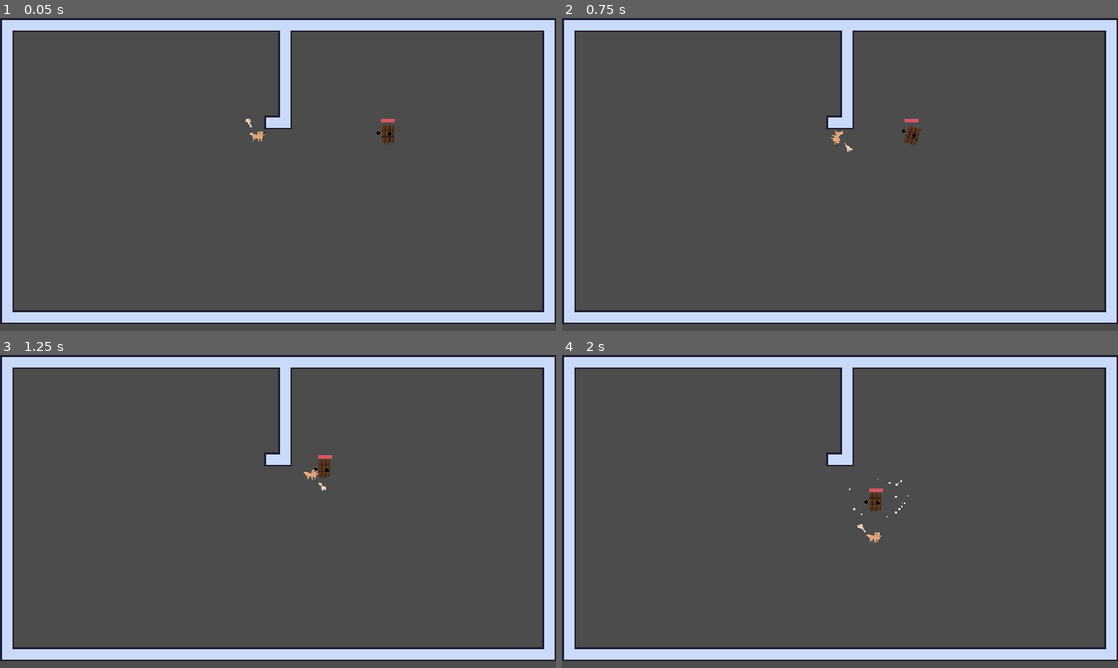
Above: before the commit, frames 1-4 (two rows, left to right).
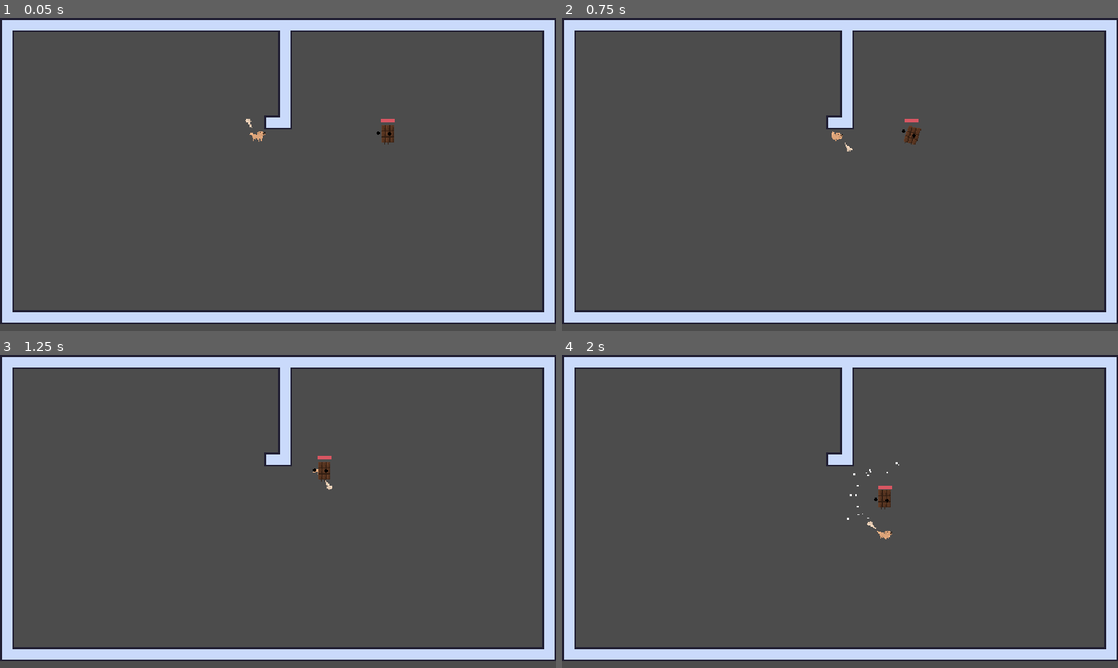
Above: after the commit, the same moments.

Repository: 3k2ng/dog-puff-pensive
Game: Godot game, scene res://scenes/demo_tung.tscn
The game is run twice, just before and just after one commit, with the same random seed, the same clock (stepped at 60 frames per second) and the same inputs. The project has no main scene, so this scene is started directly.
Inputs (mouse positions are in pixels of both pictures, inside the frame that each line leads up to):
- Up to frame 1 (0.05 s): no input
- Up to frame 2 (0.75 s): move the mouse to (962, 158) at 0.52 s; hold D (move_right) from 0.53 s (still down); right-click (962, 158) at 0.6 s
- Up to frame 3 (1.25 s): keep holding D (move_right)
- Up to frame 4 (2 s): move the mouse to (728, 527) at 1.27 s; release D (move_right) at 1.28 s; hold S (move_down) from 1.28 s (still down); right-click (728, 527) at 1.35 s

Frame 1 is identical in both runs. In frame 2, less than 0.1% of the frame differs, in the area x 48-51%, y 36-41%; in frame 3, 0.2%; in frame 4, 0.4%, in the area x 51-63%, y 34-60%.

Commit message:
moved player from scenes to objects

Diff:
--- a/objects/player.tscn
+++ b/objects/player.tscn
@@ -1,9 +1,12 @@
-[gd_scene load_steps=11 format=2]
+[gd_scene load_steps=16 format=2]
 
 [ext_resource path="res://scripts/player_movement.gd" type="Script" id=1]
 [ext_resource path="res://scripts/player_melee.gd" type="Script" id=2]
 [ext_resource path="res://sprites/bone/swing.png" type="Texture" id=3]
 [ext_resource path="res://sprites/dog/still.png" type="Texture" id=4]
+[ext_resource path="res://sprites/dog/dog roll.png" type="Texture" id=5]
+[ext_resource path="res://sprites/dog/dog run.png" type="Texture" id=6]
+[ext_resource path="res://sprites/dog/dog idle.png" type="Texture" id=7]
 
 [sub_resource type="CapsuleShape2D" id=4]
 radius = 6.0
@@ -67,10 +70,81 @@
 "points": PoolRealArray( 0, -0.25, 0, 0.25, 0 ),
 "times": PoolRealArray( 0 )
 }
+tracks/5/type = "value"
+tracks/5/path = NodePath("Sprite:hframes")
+tracks/5/interp = 1
+tracks/5/loop_wrap = true
+tracks/5/imported = false
+tracks/5/enabled = true
+tracks/5/keys = {
+"times": PoolRealArray( 0 ),
+"transitions": PoolRealArray( 1 ),
+"update": 0,
+"values": [ 1 ]
+}
+tracks/6/type = "value"
+tracks/6/path = NodePath("Sprite:vframes")
+tracks/6/interp = 1
+tracks/6/loop_wrap = true
+tracks/6/imported = false
+tracks/6/enabled = true
+tracks/6/keys = {
+"times": PoolRealArray( 0 ),
+"transitions": PoolRealArray( 1 ),
+"update": 0,
+"values": [ 1 ]
+}
+tracks/7/type = "value"
+tracks/7/path = NodePath("physicsBox:position")
+tracks/7/interp = 1
+tracks/7/loop_wrap = true
+tracks/7/imported = false
+tracks/7/enabled = true
+tracks/7/keys = {
+"times": PoolRealArray( 0 ),
+"transitions": PoolRealArray( 1 ),
+"update": 0,
+"values": [ Vector2( 0, 2 ) ]
+}
+tracks/8/type = "value"
+tracks/8/path = NodePath("physicsBox:rotation_degrees")
+tracks/8/interp = 1
+tracks/8/loop_wrap = true
+tracks/8/imported = false
+tracks/8/enabled = true
+tracks/8/keys = {
+"times": PoolRealArray( 0 ),
+"transitions": PoolRealArray( 1 ),
+"update": 0,
+"values": [ 90.0002 ]
+}
+tracks/9/type = "value"
+tracks/9/path = NodePath("physicsBox:disabled")
+tracks/9/interp = 1
+tracks/9/loop_wrap = true
+tracks/9/imported = false
+tracks/9/enabled = true
+tracks/9/keys = {
+"times": PoolRealArray( 0 ),
+"transitions": PoolRealArray( 1 ),
+"update": 0,
+"values": [ false ]
+}
+tracks/10/type = "value"
+tracks/10/path = NodePath("Sprite:frame")
+tracks/10/interp = 1
+tracks/10/loop_wrap = true
+tracks/10/imported = false
+tracks/10/enabled = true
+tracks/10/keys = {
+"times": PoolRealArray( 0 ),
+"transitions": PoolRealArray( 1 ),
+"update": 0,
+"values": [ 0 ]
+}
 
 [sub_resource type="Animation" id=3]
 resource_name = "dodge_roll"
-length = 0.5
 tracks/0/type = "value"
 tracks/0/path = NodePath("Sprite:texture")
 tracks/0/interp = 1
@@ -81,7 +155,7 @@
 "times": PoolRealArray( 0 ),
 "transitions": PoolRealArray( 1 ),
 "update": 0,
-"values": [ ExtResource( 4 ) ]
+"values": [ ExtResource( 5 ) ]
 }
 tracks/1/type = "value"
 tracks/1/path = NodePath("Sprite:position")
@@ -96,16 +170,228 @@
 "values": [  ]
 }
 tracks/2/type = "value"
-tracks/2/path = NodePath("Sprite:rotation_degrees")
+tracks/2/path = NodePath("Sprite:frame")
 tracks/2/interp = 1
 tracks/2/loop_wrap = true
 tracks/2/imported = false
 tracks/2/enabled = true
 tracks/2/keys = {
-"times": PoolRealArray( 0, 0.1, 0.2, 0.3, 0.4 ),
+"times": PoolRealArray( 0, 0.1, 0.2, 0.3, 0.4, 0.5, 0.6, 0.7, 0.8, 0.9 ),
+"transitions": PoolRealArray( 1, 1, 1, 1, 1, 1, 1, 1, 1, 1 ),
+"update": 1,
+"values": [ 0, 1, 2, 3, 4, 5, 6, 7, 8, 9 ]
+}
+tracks/3/type = "value"
+tracks/3/path = NodePath("Sprite:vframes")
+tracks/3/interp = 1
+tracks/3/loop_wrap = true
+tracks/3/imported = false
+tracks/3/enabled = true
+tracks/3/keys = {
+"times": PoolRealArray( 0 ),
+"transitions": PoolRealArray( 1 ),
+"update": 1,
+"values": [ 4 ]
+}
+tracks/4/type = "value"
+tracks/4/path = NodePath("Sprite:hframes")
+tracks/4/interp = 1
+tracks/4/loop_wrap = true
+tracks/4/imported = false
+tracks/4/enabled = true
+tracks/4/keys = {
+"times": PoolRealArray( 0 ),
+"transitions": PoolRealArray( 1 ),
+"update": 1,
+"values": [ 3 ]
+}
+tracks/5/type = "value"
+tracks/5/path = NodePath("physicsBox:position")
+tracks/5/interp = 1
+tracks/5/loop_wrap = true
+tracks/5/imported = false
+tracks/5/enabled = true
+tracks/5/keys = {
+"times": PoolRealArray( 0.9 ),
+"transitions": PoolRealArray( 1 ),
+"update": 0,
+"values": [ Vector2( 0, 2 ) ]
+}
+tracks/6/type = "value"
+tracks/6/path = NodePath("physicsBox:rotation_degrees")
+tracks/6/interp = 1
+tracks/6/loop_wrap = true
+tracks/6/imported = false
+tracks/6/enabled = true
+tracks/6/keys = {
+"times": PoolRealArray( 0.9 ),
+"transitions": PoolRealArray( 1 ),
+"update": 0,
+"values": [ 90.0002 ]
+}
+tracks/7/type = "value"
+tracks/7/path = NodePath("physicsBox:disabled")
+tracks/7/interp = 1
+tracks/7/loop_wrap = true
+tracks/7/imported = false
+tracks/7/enabled = true
+tracks/7/keys = {
+"times": PoolRealArray( 0, 0.2, 0.7, 0.8 ),
+"transitions": PoolRealArray( 1, 1, 1, 1 ),
+"update": 1,
+"values": [ false, true, true, false ]
+}
+
+[sub_resource type="Animation" id=11]
+resource_name = "dog_run"
+length = 0.55
+tracks/0/type = "value"
+tracks/0/path = NodePath("Sprite:position")
+tracks/0/interp = 1
+tracks/0/loop_wrap = true
+tracks/0/imported = false
+tracks/0/enabled = true
+tracks/0/keys = {
+"times": PoolRealArray( 0 ),
+"transitions": PoolRealArray( 1 ),
+"update": 0,
+"values": [ Vector2( 0, 0 ) ]
+}
+tracks/1/type = "value"
+tracks/1/path = NodePath("Sprite:rotation_degrees")
+tracks/1/interp = 1
+tracks/1/loop_wrap = true
+tracks/1/imported = false
+tracks/1/enabled = true
+tracks/1/keys = {
+"times": PoolRealArray( 0 ),
+"transitions": PoolRealArray( 1 ),
+"update": 0,
+"values": [ 0.0 ]
+}
+tracks/2/type = "value"
+tracks/2/path = NodePath("Sprite:texture")
+tracks/2/interp = 1
+tracks/2/loop_wrap = true
+tracks/2/imported = false
+tracks/2/enabled = true
+tracks/2/keys = {
+"times": PoolRealArray( 0, 0.1 ),
+"transitions": PoolRealArray( 1, 1 ),
+"update": 1,
+"values": [ ExtResource( 4 ), ExtResource( 6 ) ]
+}
+tracks/3/type = "value"
+tracks/3/path = NodePath("Sprite:frame")
+tracks/3/interp = 1
+tracks/3/loop_wrap = true
+tracks/3/imported = false
+tracks/3/enabled = true
+tracks/3/keys = {
+"times": PoolRealArray( 0, 0.1, 0.2, 0.3, 0.4, 0.5 ),
+"transitions": PoolRealArray( 1, 1, 1, 1, 1, 1 ),
+"update": 1,
+"values": [ 0, 0, 1, 2, 3, 4 ]
+}
+tracks/4/type = "value"
+tracks/4/path = NodePath("Sprite:vframes")
+tracks/4/interp = 1
+tracks/4/loop_wrap = true
+tracks/4/imported = false
+tracks/4/enabled = true
+tracks/4/keys = {
+"times": PoolRealArray( 0, 0.1 ),
+"transitions": PoolRealArray( 1, 1 ),
+"update": 1,
+"values": [ 1, 3 ]
+}
+tracks/5/type = "value"
+tracks/5/path = NodePath("Sprite:hframes")
+tracks/5/interp = 1
+tracks/5/loop_wrap = true
+tracks/5/imported = false
+tracks/5/enabled = true
+tracks/5/keys = {
+"times": PoolRealArray( 0, 0.1 ),
+"transitions": PoolRealArray( 1, 1 ),
+"update": 1,
+"values": [ 1, 2 ]
+}
+
+[sub_resource type="Animation" id=12]
+resource_name = "idle"
+length = 0.55
+tracks/0/type = "value"
+tracks/0/path = NodePath("Sprite:position")
+tracks/0/interp = 1
+tracks/0/loop_wrap = true
+tracks/0/imported = false
+tracks/0/enabled = true
+tracks/0/keys = {
+"times": PoolRealArray( 0 ),
+"transitions": PoolRealArray( 1 ),
+"update": 0,
+"values": [ Vector2( 0, 0 ) ]
+}
+tracks/1/type = "value"
+tracks/1/path = NodePath("Sprite:rotation_degrees")
+tracks/1/interp = 1
+tracks/1/loop_wrap = true
+tracks/1/imported = false
+tracks/1/enabled = true
+tracks/1/keys = {
+"times": PoolRealArray( 0 ),
+"transitions": PoolRealArray( 1 ),
+"update": 0,
+"values": [ 0.0 ]
+}
+tracks/2/type = "value"
+tracks/2/path = NodePath("Sprite:texture")
+tracks/2/interp = 1
+tracks/2/loop_wrap = true
+tracks/2/imported = false
+tracks/2/enabled = true
+tracks/2/keys = {
+"times": PoolRealArray( 0 ),
+"transitions": PoolRealArray( 1 ),
+"update": 1,
+"values": [ ExtResource( 7 ) ]
+}
+tracks/3/type = "value"
+tracks/3/path = NodePath("Sprite:hframes")
+tracks/3/interp = 1
+tracks/3/loop_wrap = true
+tracks/3/imported = false
+tracks/3/enabled = true
+tracks/3/keys = {
+"times": PoolRealArray( 0 ),
+"transitions": PoolRealArray( 1 ),
+"update": 1,
+"values": [ 2 ]
+}
+tracks/4/type = "value"
+tracks/4/path = NodePath("Sprite:vframes")
+tracks/4/interp = 1
+tracks/4/loop_wrap = true
+tracks/4/imported = false
+tracks/4/enabled = true
+tracks/4/keys = {
+"times": PoolRealArray( 0 ),
+"transitions": PoolRealArray( 1 ),
+"update": 1,
+"values": [ 3 ]
+}
+tracks/5/type = "value"
+tracks/5/path = NodePath("Sprite:frame")
+tracks/5/interp = 1
+tracks/5/loop_wrap = true
+tracks/5/imported = false
+tracks/5/enabled = true
+tracks/5/keys = {
+"times": PoolRealArray( 0, 0.2, 0.3, 0.4, 0.5 ),
 "transitions": PoolRealArray( 1, 1, 1, 1, 1 ),
-"update": 0,
-"values": [ 0.0, 90.0, 180.0, 270.0, 360.0 ]
+"update": 1,
+"values": [ 0, 1, 2, 3, 4 ]
 }
 
 [sub_resource type="CapsuleShape2D" id=5]
@@ -262,6 +548,8 @@
 [node name="PlayerAnimation" type="AnimationPlayer" parent="."]
 anims/RESET = SubResource( 2 )
 anims/dodge_roll = SubResource( 3 )
+anims/dog_run = SubResource( 11 )
+anims/idle = SubResource( 12 )
 
 [node name="Sprite" type="Sprite" parent="."]
 texture = ExtResource( 4 )
--- a/scenes/player.tscn
+++ /dev/null
@@ -1,574 +0,0 @@
-[gd_scene load_steps=16 format=2]
-
-[ext_resource path="res://scripts/player_movement.gd" type="Script" id=1]
-[ext_resource path="res://scripts/player_melee.gd" type="Script" id=2]
-[ext_resource path="res://sprites/bone/swing.png" type="Texture" id=3]
-[ext_resource path="res://sprites/dog/still.png" type="Texture" id=4]
-[ext_resource path="res://sprites/dog/dog roll.png" type="Texture" id=5]
-[ext_resource path="res://sprites/dog/dog run.png" type="Texture" id=6]
-[ext_resource path="res://sprites/dog/dog idle.png" type="Texture" id=7]
-
-[sub_resource type="CapsuleShape2D" id=4]
-radius = 6.0
-height = 8.0
-
-[sub_resource type="Animation" id=2]
-length = 0.001
-tracks/0/type = "value"
-tracks/0/path = NodePath("Sprite:texture")
-tracks/0/interp = 1
-tracks/0/loop_wrap = true
-tracks/0/imported = false
-tracks/0/enabled = true
-tracks/0/keys = {
-"times": PoolRealArray( 0 ),
-"transitions": PoolRealArray( 1 ),
-"update": 0,
-"values": [ ExtResource( 4 ) ]
-}
-tracks/1/type = "value"
-tracks/1/path = NodePath("Sprite:position")
-tracks/1/interp = 1
-tracks/1/loop_wrap = true
-tracks/1/imported = false
-tracks/1/enabled = true
-tracks/1/keys = {
-"times": PoolRealArray( 0 ),
-"transitions": PoolRealArray( 1 ),
-"update": 0,
-"values": [ Vector2( 0, 0 ) ]
-}
-tracks/2/type = "value"
-tracks/2/path = NodePath("Sprite:rotation_degrees")
-tracks/2/interp = 1
-tracks/2/loop_wrap = true
-tracks/2/imported = false
-tracks/2/enabled = true
-tracks/2/keys = {
-"times": PoolRealArray( 0 ),
-"transitions": PoolRealArray( 1 ),
-"update": 0,
-"values": [ 0.0 ]
-}
-tracks/3/type = "bezier"
-tracks/3/path = NodePath("Sprite:position:x")
-tracks/3/interp = 1
-tracks/3/loop_wrap = true
-tracks/3/imported = false
-tracks/3/enabled = true
-tracks/3/keys = {
-"points": PoolRealArray( 0, -0.25, 0, 0.25, 0 ),
-"times": PoolRealArray( 0 )
-}
-tracks/4/type = "bezier"
-tracks/4/path = NodePath("Sprite:position:y")
-tracks/4/interp = 1
-tracks/4/loop_wrap = true
-tracks/4/imported = false
-tracks/4/enabled = true
-tracks/4/keys = {
-"points": PoolRealArray( 0, -0.25, 0, 0.25, 0 ),
-"times": PoolRealArray( 0 )
-}
-tracks/5/type = "value"
-tracks/5/path = NodePath("Sprite:hframes")
-tracks/5/interp = 1
-tracks/5/loop_wrap = true
-tracks/5/imported = false
-tracks/5/enabled = true
-tracks/5/keys = {
-"times": PoolRealArray( 0 ),
-"transitions": PoolRealArray( 1 ),
-"update": 0,
-"values": [ 1 ]
-}
-tracks/6/type = "value"
-tracks/6/path = NodePath("Sprite:vframes")
-tracks/6/interp = 1
-tracks/6/loop_wrap = true
-tracks/6/imported = false
-tracks/6/enabled = true
-tracks/6/keys = {
-"times": PoolRealArray( 0 ),
-"transitions": PoolRealArray( 1 ),
-"update": 0,
-"values": [ 1 ]
-}
-tracks/7/type = "value"
-tracks/7/path = NodePath("physicsBox:position")
-tracks/7/interp = 1
-tracks/7/loop_wrap = true
-tracks/7/imported = false
-tracks/7/enabled = true
-tracks/7/keys = {
-"times": PoolRealArray( 0 ),
-"transitions": PoolRealArray( 1 ),
-"update": 0,
-"values": [ Vector2( 0, 2 ) ]
-}
-tracks/8/type = "value"
-tracks/8/path = NodePath("physicsBox:rotation_degrees")
-tracks/8/interp = 1
-tracks/8/loop_wrap = true
-tracks/8/imported = false
-tracks/8/enabled = true
-tracks/8/keys = {
-"times": PoolRealArray( 0 ),
-"transitions": PoolRealArray( 1 ),
-"update": 0,
-"values": [ 90.0002 ]
-}
-tracks/9/type = "value"
-tracks/9/path = NodePath("physicsBox:disabled")
-tracks/9/interp = 1
-tracks/9/loop_wrap = true
-tracks/9/imported = false
-tracks/9/enabled = true
-tracks/9/keys = {
-"times": PoolRealArray( 0 ),
-"transitions": PoolRealArray( 1 ),
-"update": 0,
-"values": [ false ]
-}
-tracks/10/type = "value"
-tracks/10/path = NodePath("Sprite:frame")
-tracks/10/interp = 1
-tracks/10/loop_wrap = true
-tracks/10/imported = false
-tracks/10/enabled = true
-tracks/10/keys = {
-"times": PoolRealArray( 0 ),
-"transitions": PoolRealArray( 1 ),
-"update": 0,
-"values": [ 0 ]
-}
-
-[sub_resource type="Animation" id=3]
-resource_name = "dodge_roll"
-tracks/0/type = "value"
-tracks/0/path = NodePath("Sprite:texture")
-tracks/0/interp = 1
-tracks/0/loop_wrap = true
-tracks/0/imported = false
-tracks/0/enabled = true
-tracks/0/keys = {
-"times": PoolRealArray( 0 ),
-"transitions": PoolRealArray( 1 ),
-"update": 0,
-"values": [ ExtResource( 5 ) ]
-}
-tracks/1/type = "value"
-tracks/1/path = NodePath("Sprite:position")
-tracks/1/interp = 1
-tracks/1/loop_wrap = true
-tracks/1/imported = false
-tracks/1/enabled = true
-tracks/1/keys = {
-"times": PoolRealArray(  ),
-"transitions": PoolRealArray(  ),
-"update": 0,
-"values": [  ]
-}
-tracks/2/type = "value"
-tracks/2/path = NodePath("Sprite:frame")
-tracks/2/interp = 1
-tracks/2/loop_wrap = true
-tracks/2/imported = false
-tracks/2/enabled = true
-tracks/2/keys = {
-"times": PoolRealArray( 0, 0.1, 0.2, 0.3, 0.4, 0.5, 0.6, 0.7, 0.8, 0.9 ),
-"transitions": PoolRealArray( 1, 1, 1, 1, 1, 1, 1, 1, 1, 1 ),
-"update": 1,
-"values": [ 0, 1, 2, 3, 4, 5, 6, 7, 8, 9 ]
-}
-tracks/3/type = "value"
-tracks/3/path = NodePath("Sprite:vframes")
-tracks/3/interp = 1
-tracks/3/loop_wrap = true
-tracks/3/imported = false
-tracks/3/enabled = true
-tracks/3/keys = {
-"times": PoolRealArray( 0 ),
-"transitions": PoolRealArray( 1 ),
-"update": 1,
-"values": [ 4 ]
-}
-tracks/4/type = "value"
-tracks/4/path = NodePath("Sprite:hframes")
-tracks/4/interp = 1
-tracks/4/loop_wrap = true
-tracks/4/imported = false
-tracks/4/enabled = true
-tracks/4/keys = {
-"times": PoolRealArray( 0 ),
-"transitions": PoolRealArray( 1 ),
-"update": 1,
-"values": [ 3 ]
-}
-tracks/5/type = "value"
-tracks/5/path = NodePath("physicsBox:position")
-tracks/5/interp = 1
-tracks/5/loop_wrap = true
-tracks/5/imported = false
-tracks/5/enabled = true
-tracks/5/keys = {
-"times": PoolRealArray( 0.9 ),
-"transitions": PoolRealArray( 1 ),
-"update": 0,
-"values": [ Vector2( 0, 2 ) ]
-}
-tracks/6/type = "value"
-tracks/6/path = NodePath("physicsBox:rotation_degrees")
-tracks/6/interp = 1
-tracks/6/loop_wrap = true
-tracks/6/imported = false
-tracks/6/enabled = true
-tracks/6/keys = {
-"times": PoolRealArray( 0.9 ),
-"transitions": PoolRealArray( 1 ),
-"update": 0,
-"values": [ 90.0002 ]
-}
-tracks/7/type = "value"
-tracks/7/path = NodePath("physicsBox:disabled")
-tracks/7/interp = 1
-tracks/7/loop_wrap = true
-tracks/7/imported = false
-tracks/7/enabled = true
-tracks/7/keys = {
-"times": PoolRealArray( 0, 0.2, 0.7, 0.8 ),
-"transitions": PoolRealArray( 1, 1, 1, 1 ),
-"update": 1,
-"values": [ false, true, true, false ]
-}
-
-[sub_resource type="Animation" id=11]
-resource_name = "dog_run"
-length = 0.55
-tracks/0/type = "value"
-tracks/0/path = NodePath("Sprite:position")
-tracks/0/interp = 1
-tracks/0/loop_wrap = true
-tracks/0/imported = false
-tracks/0/enabled = true
-tracks/0/keys = {
-"times": PoolRealArray( 0 ),
-"transitions": PoolRealArray( 1 ),
-"update": 0,
-"values": [ Vector2( 0, 0 ) ]
-}
-tracks/1/type = "value"
-tracks/1/path = NodePath("Sprite:rotation_degrees")
-tracks/1/interp = 1
-tracks/1/loop_wrap = true
-tracks/1/imported = false
-tracks/1/enabled = true
-tracks/1/keys = {
-"times": PoolRealArray( 0 ),
-"transitions": PoolRealArray( 1 ),
-"update": 0,
-"values": [ 0.0 ]
-}
-tracks/2/type = "value"
-tracks/2/path = NodePath("Sprite:texture")
-tracks/2/interp = 1
-tracks/2/loop_wrap = true
-tracks/2/imported = false
-tracks/2/enabled = true
-tracks/2/keys = {
-"times": PoolRealArray( 0, 0.1 ),
-"transitions": PoolRealArray( 1, 1 ),
-"update": 1,
-"values": [ ExtResource( 4 ), ExtResource( 6 ) ]
-}
-tracks/3/type = "value"
-tracks/3/path = NodePath("Sprite:frame")
-tracks/3/interp = 1
-tracks/3/loop_wrap = true
-tracks/3/imported = false
-tracks/3/enabled = true
-tracks/3/keys = {
-"times": PoolRealArray( 0, 0.1, 0.2, 0.3, 0.4, 0.5 ),
-"transitions": PoolRealArray( 1, 1, 1, 1, 1, 1 ),
-"update": 1,
-"values": [ 0, 0, 1, 2, 3, 4 ]
-}
-tracks/4/type = "value"
-tracks/4/path = NodePath("Sprite:vframes")
-tracks/4/interp = 1
-tracks/4/loop_wrap = true
-tracks/4/imported = false
-tracks/4/enabled = true
-tracks/4/keys = {
-"times": PoolRealArray( 0, 0.1 ),
-"transitions": PoolRealArray( 1, 1 ),
-"update": 1,
-"values": [ 1, 3 ]
-}
-tracks/5/type = "value"
-tracks/5/path = NodePath("Sprite:hframes")
-tracks/5/interp = 1
-tracks/5/loop_wrap = true
-tracks/5/imported = false
-tracks/5/enabled = true
-tracks/5/keys = {
-"times": PoolRealArray( 0, 0.1 ),
-"transitions": PoolRealArray( 1, 1 ),
-"update": 1,
-"values": [ 1, 2 ]
-}
-
-[sub_resource type="Animation" id=12]
-resource_name = "idle"
-length = 0.55
-tracks/0/type = "value"
-tracks/0/path = NodePath("Sprite:position")
-tracks/0/interp = 1
-tracks/0/loop_wrap = true
-tracks/0/imported = false
-tracks/0/enabled = true
-tracks/0/keys = {
-"times": PoolRealArray( 0 ),
-"transitions": PoolRealArray( 1 ),
-"update": 0,
-"values": [ Vector2( 0, 0 ) ]
-}
-tracks/1/type = "value"
-tracks/1/path = NodePath("Sprite:rotation_degrees")
-tracks/1/interp = 1
-tracks/1/loop_wrap = true
-tracks/1/imported = false
-tracks/1/enabled = true
-tracks/1/keys = {
-"times": PoolRealArray( 0 ),
-"transitions": PoolRealArray( 1 ),
-"update": 0,
-"values": [ 0.0 ]
-}
-tracks/2/type = "value"
-tracks/2/path = NodePath("Sprite:texture")
-tracks/2/interp = 1
-tracks/2/loop_wrap = true
-tracks/2/imported = false
-tracks/2/enabled = true
-tracks/2/keys = {
-"times": PoolRealArray( 0 ),
-"transitions": PoolRealArray( 1 ),
-"update": 1,
-"values": [ ExtResource( 7 ) ]
-}
-tracks/3/type = "value"
-tracks/3/path = NodePath("Sprite:hframes")
-tracks/3/interp = 1
-tracks/3/loop_wrap = true
-tracks/3/imported = false
-tracks/3/enabled = true
-tracks/3/keys = {
-"times": PoolRealArray( 0 ),
-"transitions": PoolRealArray( 1 ),
-"update": 1,
-"values": [ 2 ]
-}
-tracks/4/type = "value"
-tracks/4/path = NodePath("Sprite:vframes")
-tracks/4/interp = 1
-tracks/4/loop_wrap = true
-tracks/4/imported = false
-tracks/4/enabled = true
-tracks/4/keys = {
-"times": PoolRealArray( 0 ),
-"transitions": PoolRealArray( 1 ),
-"update": 1,
-"values": [ 3 ]
-}
-tracks/5/type = "value"
-tracks/5/path = NodePath("Sprite:frame")
-tracks/5/interp = 1
-tracks/5/loop_wrap = true
-tracks/5/imported = false
-tracks/5/enabled = true
-tracks/5/keys = {
-"times": PoolRealArray( 0, 0.2, 0.3, 0.4, 0.5 ),
-"transitions": PoolRealArray( 1, 1, 1, 1, 1 ),
-"update": 1,
-"values": [ 0, 1, 2, 3, 4 ]
-}
-
-[sub_resource type="CapsuleShape2D" id=5]
-radius = 8.61703
-height = 29.3521
-
-[sub_resource type="Animation" id=10]
-length = 0.001
-tracks/0/type = "value"
-tracks/0/path = NodePath("HitBox:position")
-tracks/0/interp = 1
-tracks/0/loop_wrap = true
-tracks/0/imported = false
-tracks/0/enabled = true
-tracks/0/keys = {
-"times": PoolRealArray( 0 ),
-"transitions": PoolRealArray( 1 ),
-"update": 0,
-"values": [ Vector2( 14.6619, 9.90101 ) ]
-}
-tracks/1/type = "value"
-tracks/1/path = NodePath("Sprite:position")
-tracks/1/interp = 1
-tracks/1/loop_wrap = true
-tracks/1/imported = false
-tracks/1/enabled = true
-tracks/1/keys = {
-"times": PoolRealArray( 0 ),
-"transitions": PoolRealArray( 1 ),
-"update": 0,
-"values": [ Vector2( 6.06941, -0.402863 ) ]
-}
-tracks/2/type = "value"
-tracks/2/path = NodePath("Sprite:frame")
-tracks/2/interp = 1
-tracks/2/loop_wrap = true
-tracks/2/imported = false
-tracks/2/enabled = true
-tracks/2/keys = {
-"times": PoolRealArray( 0 ),
-"transitions": PoolRealArray( 1 ),
-"update": 1,
-"values": [ 0 ]
-}
-tracks/3/type = "value"
-tracks/3/path = NodePath("HitBox:disabled")
-tracks/3/interp = 1
-tracks/3/loop_wrap = true
-tracks/3/imported = false
-tracks/3/enabled = true
-tracks/3/keys = {
-"times": PoolRealArray( 0 ),
-"transitions": PoolRealArray( 1 ),
-"update": 0,
-"values": [ true ]
-}
-tracks/4/type = "value"
-tracks/4/path = NodePath("HitBox:rotation_degrees")
-tracks/4/interp = 1
-tracks/4/loop_wrap = true
-tracks/4/imported = false
-tracks/4/enabled = true
-tracks/4/keys = {
-"times": PoolRealArray( 0 ),
-"transitions": PoolRealArray( 1 ),
-"update": 0,
-"values": [ -41.8678 ]
-}
-
-[sub_resource type="Animation" id=9]
-resource_name = "bone_melee"
-length = 0.5
-tracks/0/type = "value"
-tracks/0/path = NodePath("Sprite:position")
-tracks/0/interp = 1
-tracks/0/loop_wrap = true
-tracks/0/imported = false
-tracks/0/enabled = true
-tracks/0/keys = {
-"times": PoolRealArray( 0 ),
-"transitions": PoolRealArray( 1 ),
-"update": 0,
-"values": [ Vector2( 6.06941, -0.402863 ) ]
-}
-tracks/1/type = "value"
-tracks/1/path = NodePath("HitBox:position")
-tracks/1/interp = 1
-tracks/1/loop_wrap = true
-tracks/1/imported = false
-tracks/1/enabled = true
-tracks/1/keys = {
-"times": PoolRealArray( 0, 0.2 ),
-"transitions": PoolRealArray( 1, 1 ),
-"update": 0,
-"values": [ Vector2( 14.6619, 9.90101 ), Vector2( 20.4401, -4.81671 ) ]
-}
-tracks/2/type = "value"
-tracks/2/path = NodePath("HitBox:rotation_degrees")
-tracks/2/interp = 1
-tracks/2/loop_wrap = true
-tracks/2/imported = false
-tracks/2/enabled = true
-tracks/2/keys = {
-"times": PoolRealArray( 0, 0.2 ),
-"transitions": PoolRealArray( 1, 1 ),
-"update": 0,
-"values": [ 132.153, -41.8678 ]
-}
-tracks/3/type = "value"
-tracks/3/path = NodePath("Sprite:frame")
-tracks/3/interp = 1
-tracks/3/loop_wrap = true
-tracks/3/imported = false
-tracks/3/enabled = true
-tracks/3/keys = {
-"times": PoolRealArray( 0, 0.1, 0.2, 0.3, 0.4 ),
-"transitions": PoolRealArray( 1, 1, 1, 1, 1 ),
-"update": 1,
-"values": [ 0, 1, 2, 3, 4 ]
-}
-tracks/4/type = "value"
-tracks/4/path = NodePath("Sprite:flip_h")
-tracks/4/interp = 1
-tracks/4/loop_wrap = true
-tracks/4/imported = false
-tracks/4/enabled = true
-tracks/4/keys = {
-"times": PoolRealArray( 0 ),
-"transitions": PoolRealArray( 1 ),
-"update": 1,
-"values": [ false ]
-}
-tracks/5/type = "value"
-tracks/5/path = NodePath("HitBox:disabled")
-tracks/5/interp = 1
-tracks/5/loop_wrap = true
-tracks/5/imported = false
-tracks/5/enabled = true
-tracks/5/keys = {
-"times": PoolRealArray( 0.2, 0.3, 0.4, 1 ),
-"transitions": PoolRealArray( 1, 1, 1, 1 ),
-"update": 1,
-"values": [ false, false, true, true ]
-}
-
-[node name="player" type="KinematicBody2D"]
-script = ExtResource( 1 )
-
-[node name="physicsBox" type="CollisionShape2D" parent="."]
-position = Vector2( 0, 2 )
-rotation = 1.5708
-shape = SubResource( 4 )
-
-[node name="PlayerAnimation" type="AnimationPlayer" parent="."]
-anims/RESET = SubResource( 2 )
-anims/dodge_roll = SubResource( 3 )
-anims/dog_run = SubResource( 11 )
-anims/idle = SubResource( 12 )
-
-[node name="Sprite" type="Sprite" parent="."]
-texture = ExtResource( 4 )
-
-[node name="MeleeArea" type="Area2D" parent="."]
-rotation = 0.231427
-script = ExtResource( 2 )
-
-[node name="HitBox" type="CollisionShape2D" parent="MeleeArea"]
-position = Vector2( 14.6619, 9.90101 )
-rotation = -0.730731
-shape = SubResource( 5 )
-disabled = true
-
-[node name="Sprite" type="Sprite" parent="MeleeArea"]
-position = Vector2( 6.06941, -0.402863 )
-texture = ExtResource( 3 )
-hframes = 5
-
-[node name="BoneAnimation" type="AnimationPlayer" parent="MeleeArea"]
-anims/RESET = SubResource( 10 )
-anims/bone_melee = SubResource( 9 )
--- a/scripts/player_movement.gd
+++ b/scripts/player_movement.gd
@@ -1,11 +1,13 @@
 extends KinematicBody2D
-
+var max_health = 5
+var health
 var velocity = Vector2()
 export var move_speed = 100
+var is_dead
 
 func _ready():
-	pass
-
+	health = max_health
+	is_dead = false
 
 func _physics_process(_delta):
 
@@ -26,3 +28,17 @@
 		$PlayerAnimation.play("dog_run")
 	elif velocity == Vector2.ZERO and $PlayerAnimation.current_animation != "dodge_roll":
 		$PlayerAnimation.play("idle")
+
+
+
+func damage_taken(direction: Vector2, damage: int):
+	health = health - damage
+	velocity = direction.normalized() * 20
+	dead()
+
+func dead():
+	if health <= 0:
+		is_dead = true
+		velocity = Vector2.ZERO
+	else:
+		is_dead = false
